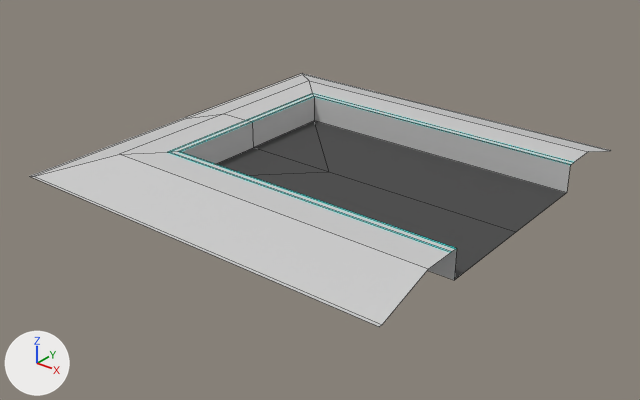
The FBX model BODY/Assets/Main/Meshes/Environment/rails/pressure_plate/pressure_plate_base_heavy_end_01.FBX as it was, and as the next commit left it.
Before and after are seen from a 50 mm lens placed at (4.86, -6.22, 3.42), pointed at (0.04, -0.19, -0.32). Arrows for +X, +Y and +Z are at lower left; the lights stay in place. Mesh edges are drawn as thin lines. Where no turn or scale is listed for an object, it has been applied to the vertices. Vertices at the same position are counted once.

Objects in the first picture: 'pressure_plate_base_heavy_end_01'.
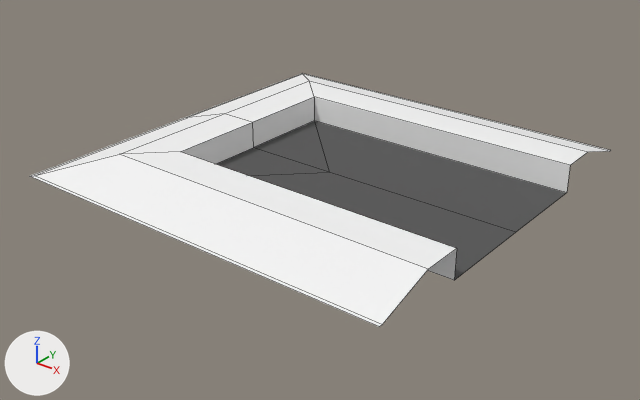
The newer file is also turned or shifted as a whole; pictures and numbers use the older file's frame.

What changed in the scene script:
```text
Add mat_leiste:
    mat_leiste = principled_material('Leiste')
    mat_leiste.base_color = (0.0902, 0.0902, 0.0902)  # dark grey #555555
    mat_leiste.roughness = 0.859
Add mat_basecolor:
    mat_basecolor = principled_material('Basecolor')
    mat_basecolor.base_color = (0.91, 0.91, 0.91)  # white #f5f5f5
    mat_basecolor.roughness = 0.859
Change me_mesh:
    used by ob_pressure_plate_base_heavy_end_01; location = (0.0, 0.0, 0.0)
    remove me_mesh.from_pydata(...)  # 42 vertices, 32 faces; spans x -2.0..2.0, y -2.0..2.0, z -0.1..0.18
    remove me_mesh.materials.append(mat_glow)  # cyan #00fdf6
    add me_mesh.from_pydata(...)  # 27 vertices, 20 faces; spans x -2.0..2.0, y -2.0..2.0, z -0.1..0.18
    me_mesh part 1
    15 vertices are removed from x -1.09..2.0, y -1.09..1.09, z 0.18
    16 faces are deleted
    4 new faces join them, mat_basecolor (white #f5f5f5)
    me_mesh part 2: 12 faces spanning x -2.0..2.0, y -2.0..2.0, z -0.1..0.18 switch from mat_rahmen (light grey #cacaca) to mat_basecolor (white #f5f5f5)
    me_mesh part 3: 4 faces spanning x -1.0..2.0, y -1.0..1.0, z -0.1 switch from mat_schiene (dark grey #474747) to mat_leiste (dark grey #555555)
```

Location of each change, [x1, y1, x2, y2] in pixels of the pictures (640 x 400 px):
part 1 of me_mesh, cut back: [120, 81, 588, 269] in both
part 2 of me_mesh, recoloured (grey to white): [30, 73, 611, 327] in both
part 3 of me_mesh, recoloured: [217, 121, 566, 280] in both
